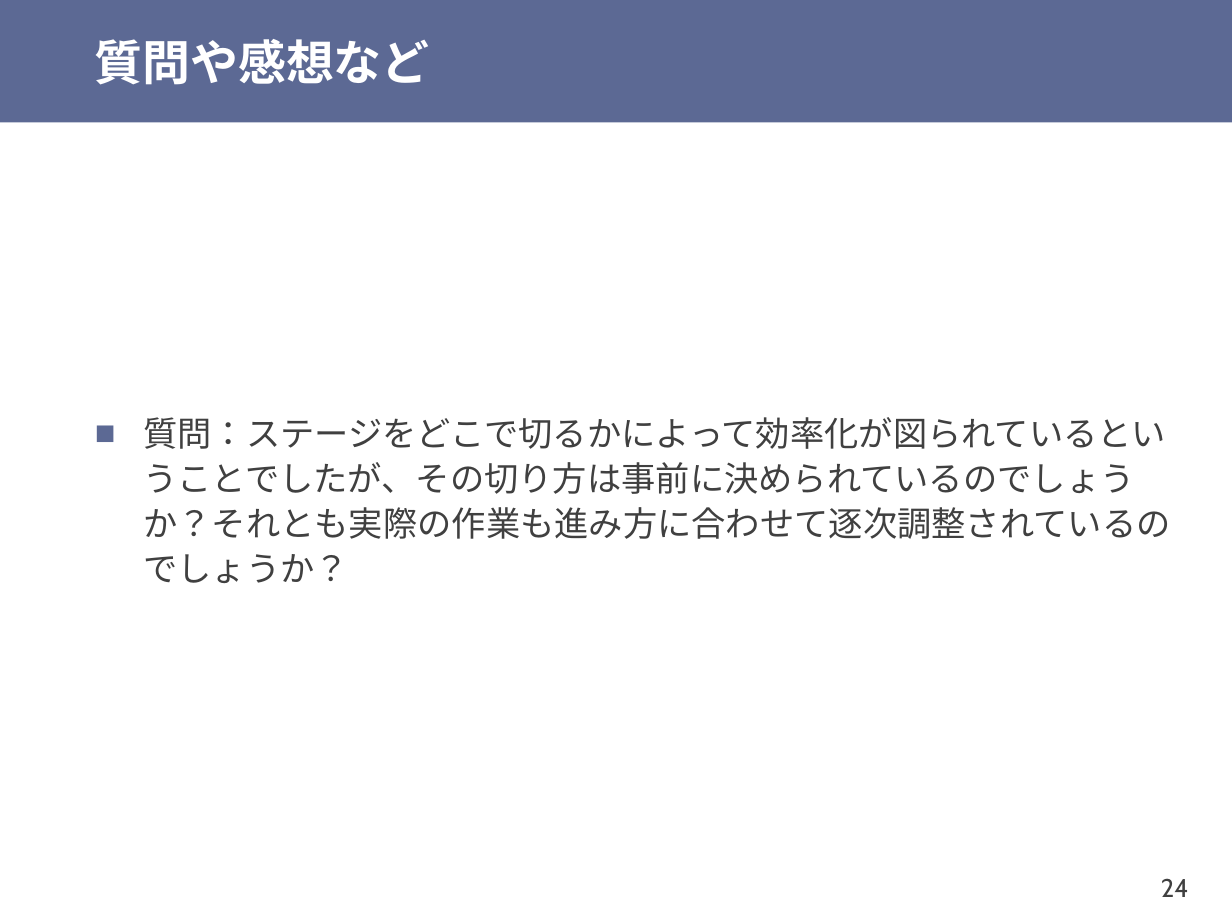
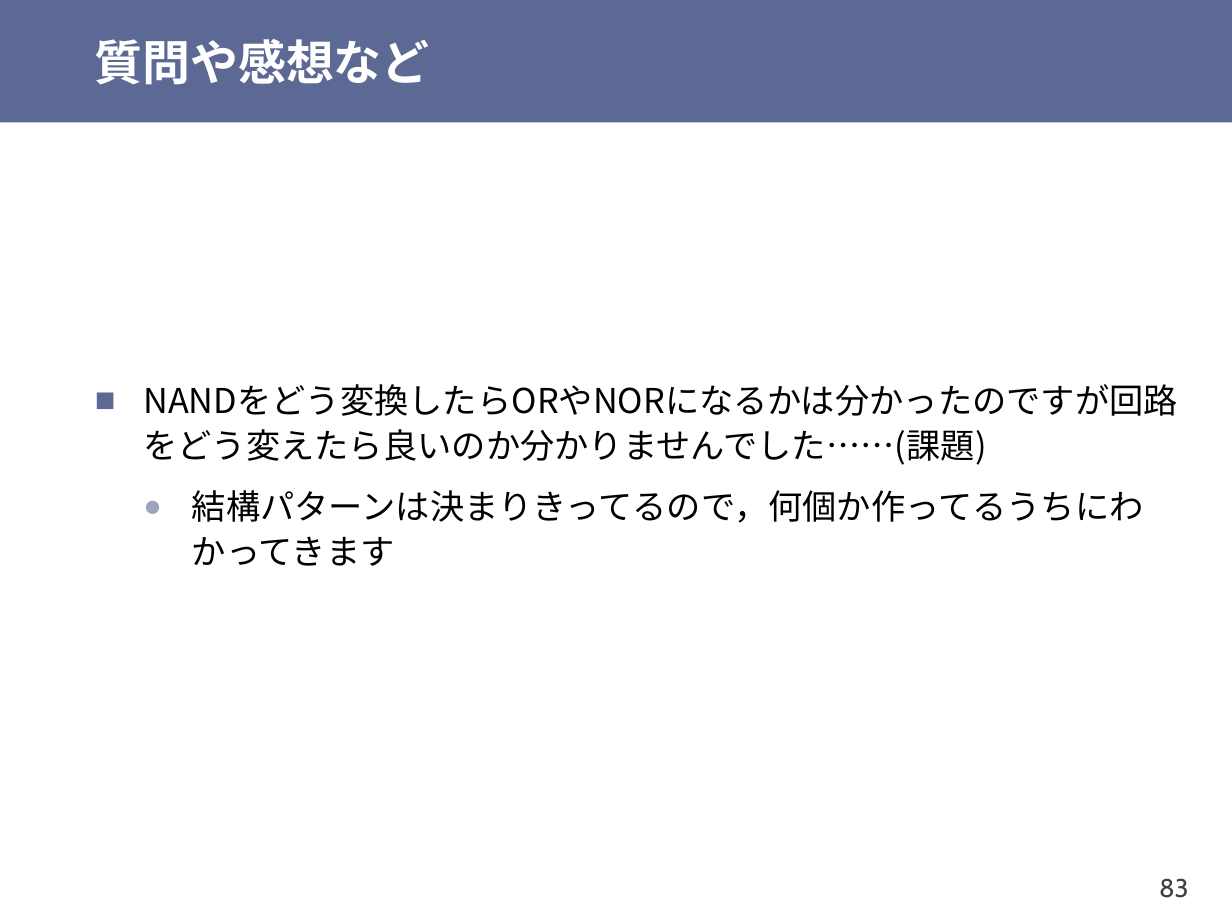
Before and after one commit to shioyadan/otya-computer-architecture-i, a slide deck: slide 83 of cai-shioya-06.pptx (slide 24 before the commit). Drawn at 1232x924 pixels with LibreOffice and Linux fonts; fonts in the diff are those of the drawing. Boxes give left, top, right and bottom in pixels: in the first picture for what was removed or moved away, otherwise in the second. Text is boxed around its words. In the diff, an @@ line names an element or a change of style, - is before the commit and + after.

```diff
--- a/cai-shioya-06.pptx
+++ b/cai-shioya-06.pptx
@@ text at (x1=143, y1=429, x2=1144, y2=566): text changed; font Cabin to Noto Sans CJK JP; text colour #404040 to #000000 @@
-■ 質問：ステージをどこで切るかによって効率化が図られているということでしたが、その切り方は事前に決められているのでしょうか？それとも実際の作業も進み方に合わせて逐次調整されているのでしょうか？
+■ NANDをどう変換したらORやNORになるかは分かったのですが回路をどう変えたら良いのか分かりませんでした……(課題)
+  ● 結構パターンは決まりきってるので，何個か作ってるうちにわかってきます
@@ page number at (x1=1159, y1=878, x2=1189, y2=898): text changed @@
-24
+83
```
Also in this commit, not shown: 10 other slides changed, 24 slides added, 25 slides removed, 1 other file.
